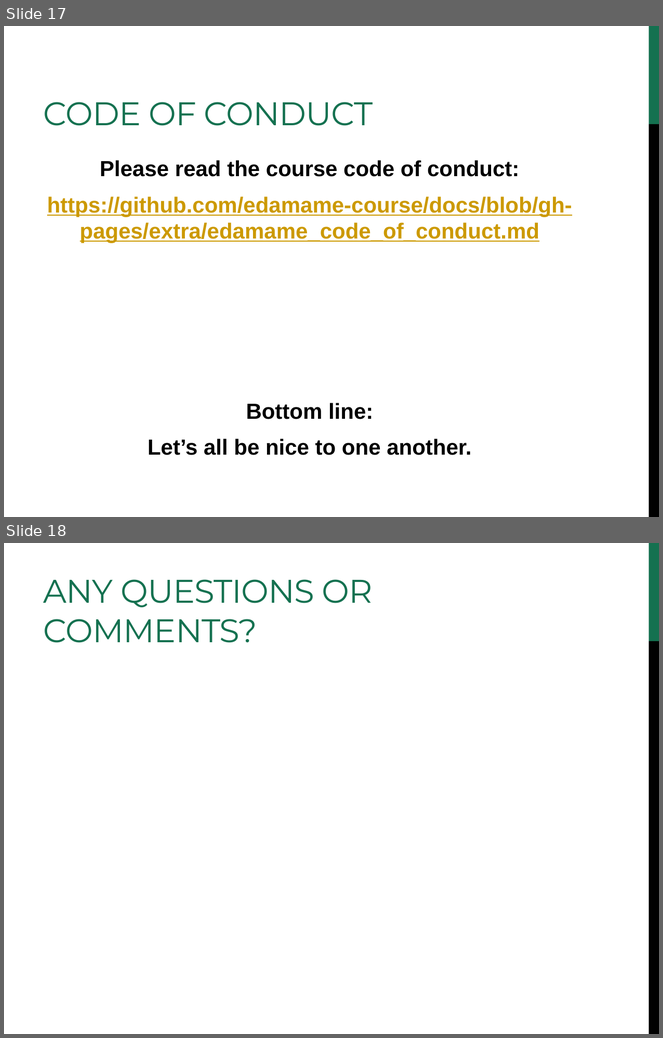
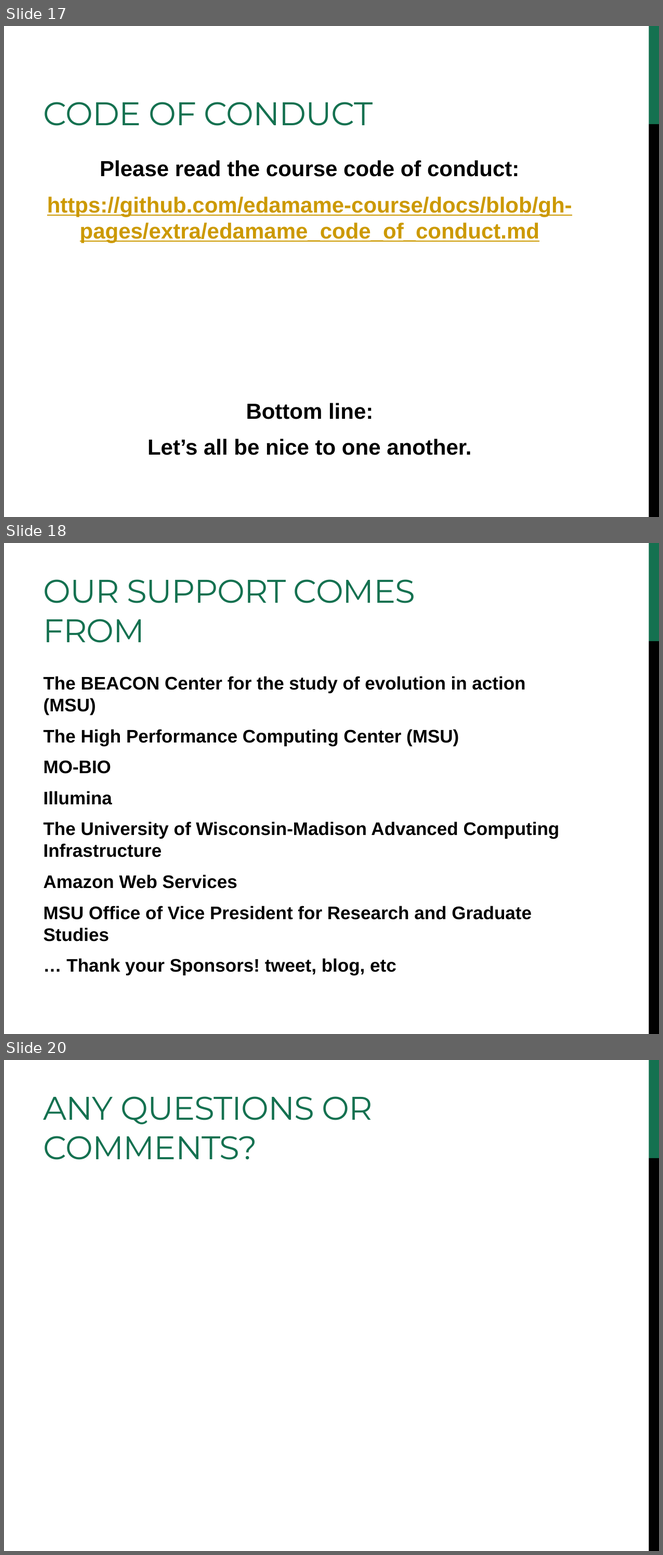
Before and after one commit to edamame-course/docs, a slide deck: extra/Presentations/2014-lecture1-edamame-welcome.ppt. Shown one above the other, each under a label of ours: slides 17 and 18 before the commit, slides 17, 18 and 20 after it; the slides between them are not shown. The pictures are 663x1038 and 663x1555 pixels, drawn with LibreOffice and Linux fonts; fonts in the diff are those of the drawing. Boxes give left, top, right and bottom in pixels: in the first picture for what was removed or moved away, otherwise in the second. Text is boxed around its words. In the diff, an @@ line names an element or a change of style, - is before the commit and + after.

```diff
--- a/extra/Presentations/2014-lecture1-edamame-welcome.ppt
+++ b/extra/Presentations/2014-lecture1-edamame-welcome.ppt
@@ slide 18 added at (4,543,659,1034), background #FFFFFF; not listed: 2 template elements that a slide beside it also shows @@
@@ title added at (44,579,415,643), 36 pt, text #147150 @@
+OUR SUPPORT COMES FROM
@@ text added at (44,676,560,976), 20 pt, text #000000, bold @@
+The BEACON Center for the study of evolution in action (MSU)
+The High Performance Computing Center (MSU)
+MO-BIO
+Illumina
+The University of Wisconsin-Madison Advanced Computing Infrastructure
+Amazon Web Services
+MSU Office of Vice President for Research and Graduate Studies
+… Thank your Sponsors! tweet, blog, etc
@@ what was slide 18 is now slide 20 @@
```
Also in this commit, not shown: 1 slide changed, 1 other slide added, 1 other file.
